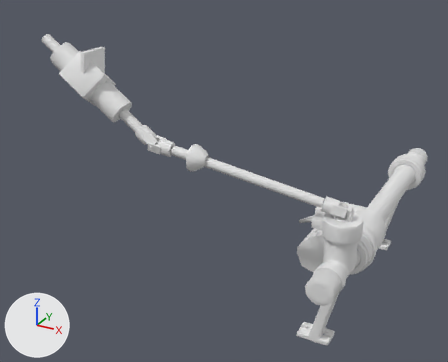
A saved change to the glTF model web/public/assets/steering.lod1.glb.
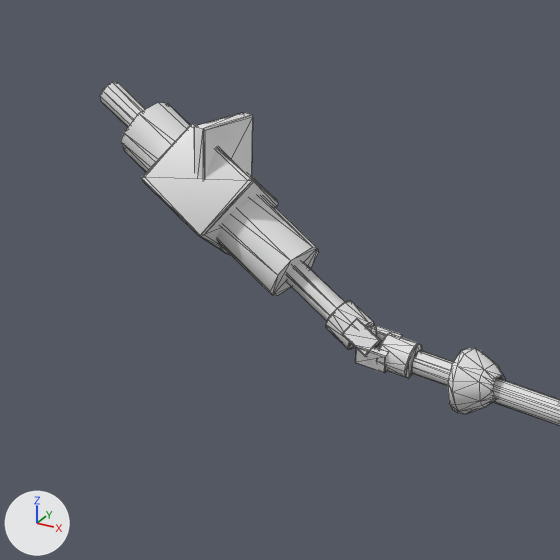
Each version appears first whole from a 50 mm camera at (1.7, -1.417, 1.2) aimed at (0.961, -0.072, 0.528), and next in a close-up on the part from 0% to 52% of the width and 0% to 64% of the height. The lights are fixed; the arrows at lower left show +X, +Y and +Z. The older version's two pictures come first. The close-ups show mesh edges as thin lines. Where no turn or scale is listed for an object, it has been applied to the vertices. Vertices at exactly the same position are counted once.

The older version as bpy lines, for what is in view:
```python
me_mesh_1 = bpy.data.meshes.new('Mesh_1')
me_mesh_1.from_pydata(...)  # 84 vertices, 152 faces; spans x 0.107..0.371, y -0.473..-0.363, z 0.054..0.252
# faces by material slot: [68, 26, 58]
me_mesh_1.materials.append(mat_steel_dark)  # white #e7e7e7
me_mesh_1.materials.append(mat_steel_machined)  # white #e7e7e7
me_mesh_1.materials.append(mat_aluminium_cast)  # white #e7e7e7
me_mesh_3 = bpy.data.meshes.new('Mesh_3')
me_mesh_3.from_pydata(...)  # 529 vertices, 990 faces; spans x 0.0..0.477, y -0.473..-0.363, z 0.065..0.241
# faces by material slot: [156, 714, 120]
me_mesh_3.materials.append(mat_steel_dark)  # white #e7e7e7
me_mesh_3.materials.append(mat_steel_machined)  # white #e7e7e7
me_mesh_3.materials.append(mat_rubber)  # white #e7e7e7
ob_mesh_1 = bpy.data.objects.new('Mesh_1', me_mesh_1)
ob_mesh_1.location = (0.552, 0.048, 0.69)
ob_mesh_3 = bpy.data.objects.new('Mesh_3', me_mesh_3)
ob_mesh_3.location = (0.906, 0.083, 0.527)
```
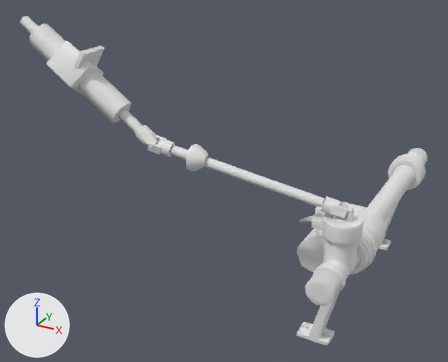
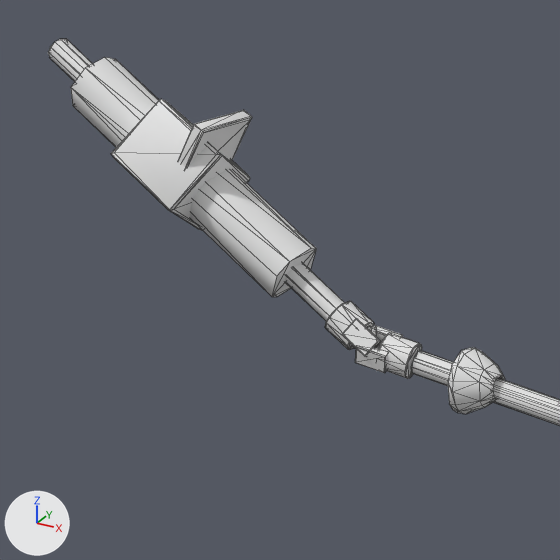
Where the newer file only moved an object's origin or applied its transform, the numbers keep the older frame.

Boxes [x1, y1, x2, y2] around the edits, measured in the close-ups (560 x 560 px; the box of a moved part takes in the faces that stretch with it):
'Mesh_1', reshaped, moved (22% wider, 18% taller): before [100, 82, 344, 321]; after [48, 39, 345, 321]
'Mesh_3', moved: [325, 301, 560, 426] in both
part 1 of me_mesh_1, moved or reshaped: before [141, 124, 279, 255]; after [111, 99, 250, 231]
part 2 of me_mesh_1, rebuilt (24% wider, 24% taller): before [121, 102, 319, 296]; after [71, 57, 316, 297]
part 3 of me_mesh_1, rebuilt: before [194, 113, 253, 179]; after [178, 110, 252, 168]
part 4 of me_mesh_1, rebuilt (22% wider, 18% taller): before [100, 82, 344, 321]; after [48, 39, 345, 321]

Diff of the bpy script that builds the scene:
```diff
--- a/web/public/assets/steering.lod1.glb.py
+++ b/web/public/assets/steering.lod1.glb.py
@@ me_mesh_1 @@
 # used by ob_mesh_1; location = (0.552, 0.048, 0.69)
-me_mesh_1.from_pydata(...)  # 84 vertices, 152 faces; spans x 0.107..0.371, y -0.473..-0.363, z 0.054..0.252
+me_mesh_1.from_pydata(...)  # 84 vertices, 152 faces; spans x 0.076..0.401, y -0.473..-0.363, z 0.037..0.27
+# me_mesh_1 part 1: the loose piece of 31 vertices spanning x 0.164..0.288, y -0.473..-0.363, z 0.097..0.227 is multiplied about its middle by the matrix ((1.0, 0.007, -0.013), (-0.008, 1.0, -0.011), (0.013, 0.011, 1.0)), then moved by (-0.003, 0.0, 0.002)
+# me_mesh_1 part 2: the loose piece of 20 vertices spanning x 0.136..0.333, y -0.448..-0.388, z 0.074..0.238 is rebuilt with 16 vertices and now spans x 0.107..0.362, y -0.448..-0.388, z 0.055..0.257
+# me_mesh_1 part 3: the loose piece of 18 vertices spanning x 0.233..0.253, y -0.452..-0.384, z 0.153..0.23 is rebuilt with 22 vertices and now spans x 0.235..0.282, y -0.453..-0.383, z 0.151..0.215
+# me_mesh_1 part 4: the loose piece of 15 vertices spanning x 0.107..0.371, y -0.43..-0.406, z 0.054..0.252 is rebuilt with 15 vertices and now spans x 0.076..0.401, y -0.43..-0.406, z 0.037..0.27
 me_mesh_1.materials.append(mat_steel_dark)
@@ ob_mesh_1 @@
 ob_mesh_1 = bpy.data.objects.new('Mesh_1', me_mesh_1)
-ob_mesh_1.location = (0.552, 0.048, 0.69)
+ob_mesh_1.location = (0.522, 0.048, 0.707)
@@ ob_mesh_3 @@
 ob_mesh_3 = bpy.data.objects.new('Mesh_3', me_mesh_3)
-ob_mesh_3.location = (0.906, 0.083, 0.527)
+ob_mesh_3.location = (0.905, 0.083, 0.527)
```
